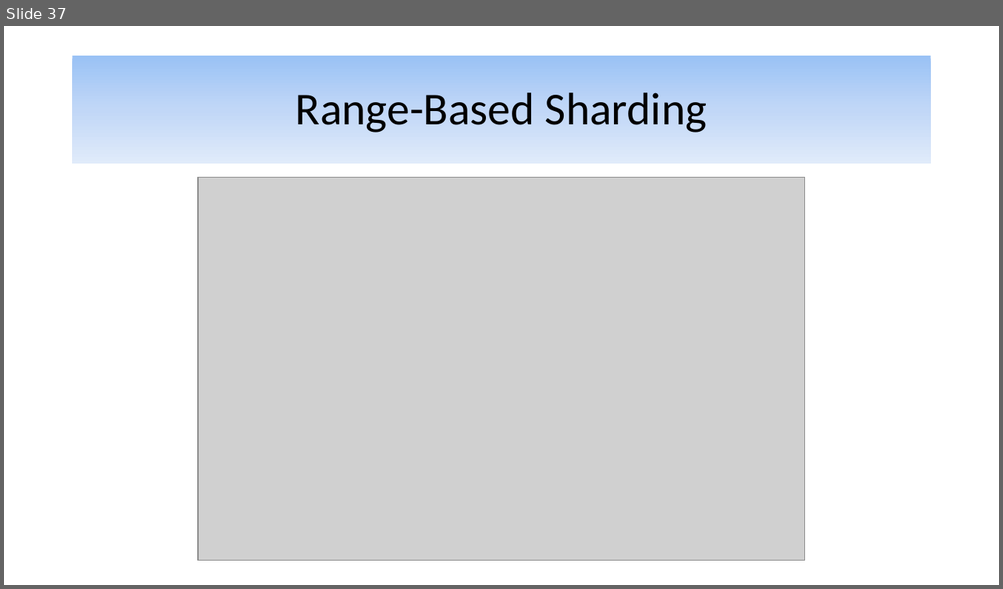
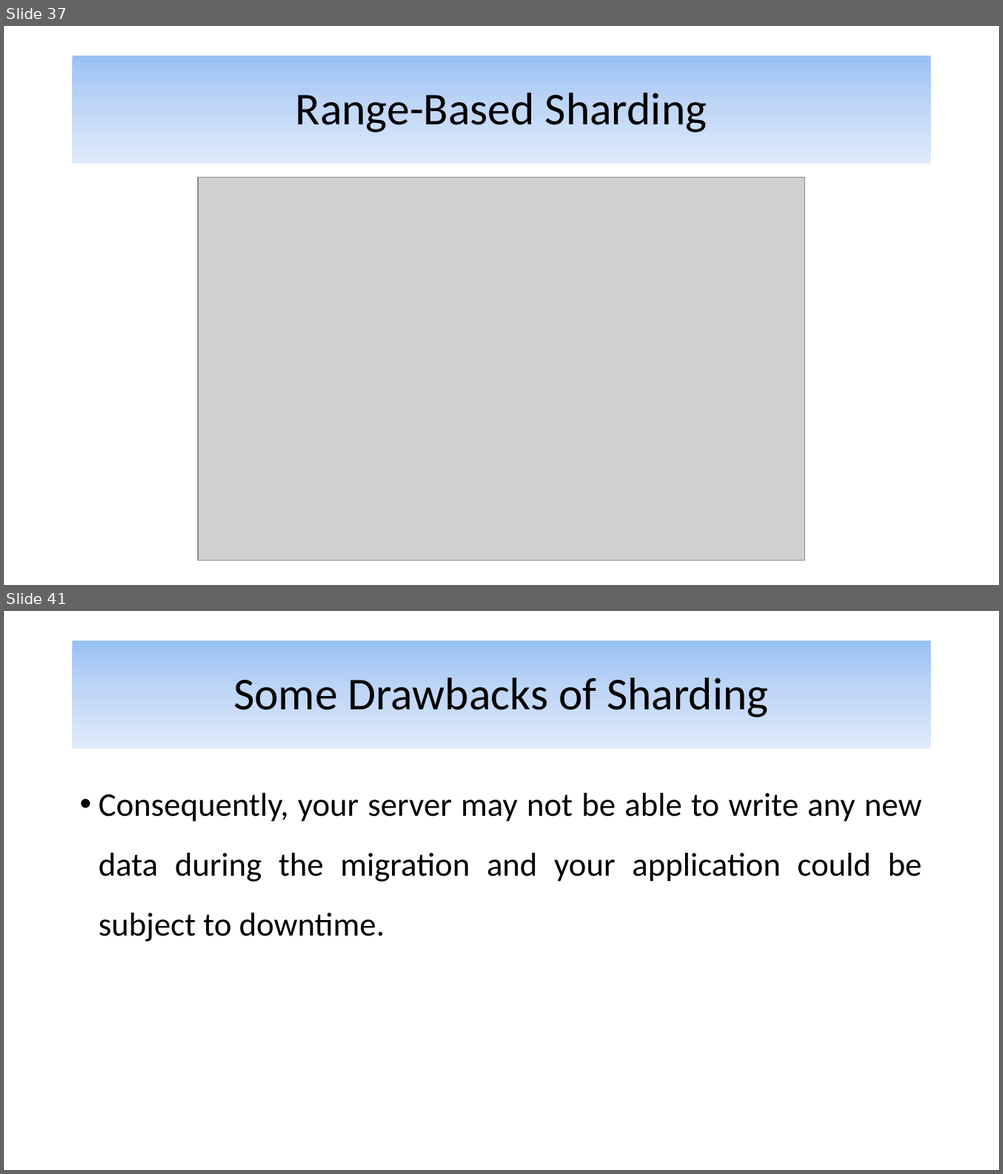
Before and after one commit to alijfri99/presentations, a slide deck: Advanced DBMS Presentation.pptx. Shown one above the other, each under a label of ours: slide 37 before the commit, slides 37 and 41 after it; the slides between them are not shown. The pictures are 1003x589 and 1003x1174 pixels, drawn with LibreOffice and Linux fonts; fonts in the diff are those of the drawing; grey boxes stand for pictures. Boxes give left, top, right and bottom in pixels: in the first picture for what was removed or moved away, otherwise in the second. Text is boxed around its words. In the diff, an @@ line names an element or a change of style, - is before the commit and + after.

```diff
--- a/Advanced DBMS Presentation.pptx
+++ b/Advanced DBMS Presentation.pptx
@@ slide 41 added at bbox=[4, 611, 999, 1170], background #FFFFFF @@
@@ title added at bbox=[73, 641, 930, 749], fill gradient #9AC3F5 to #C2D8F8 to #E1EBFB, 44 pt, text #000000 @@
+Some Drawbacks of Sharding
@@ text added at bbox=[99, 793, 922, 942], 32 pt, text #000000 @@
+• Consequently, your server may not be able to write any new data during the migration and your application could be subject to downtime.
```
Also in this commit, not shown: 15 other slides added.
